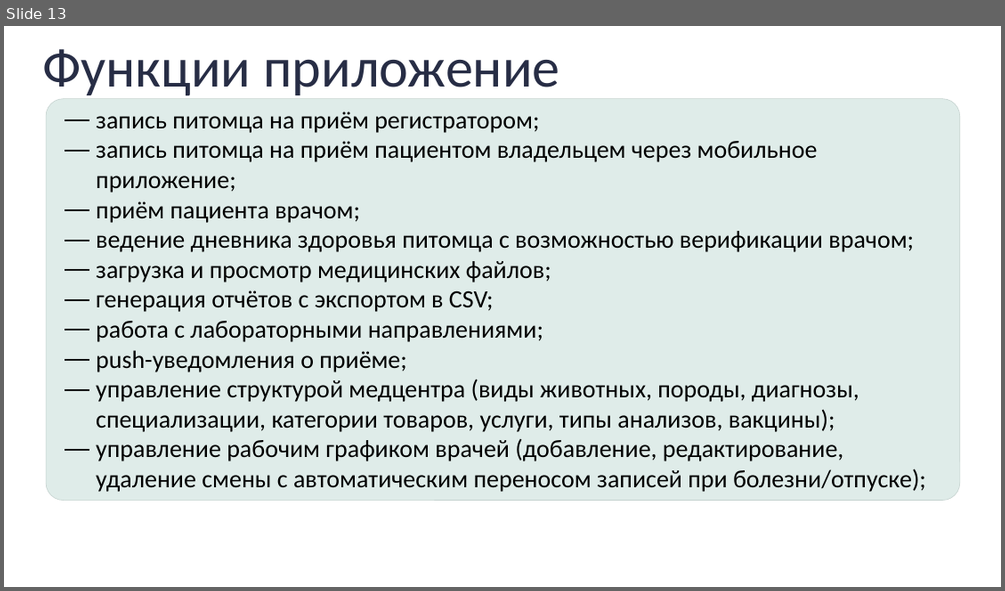
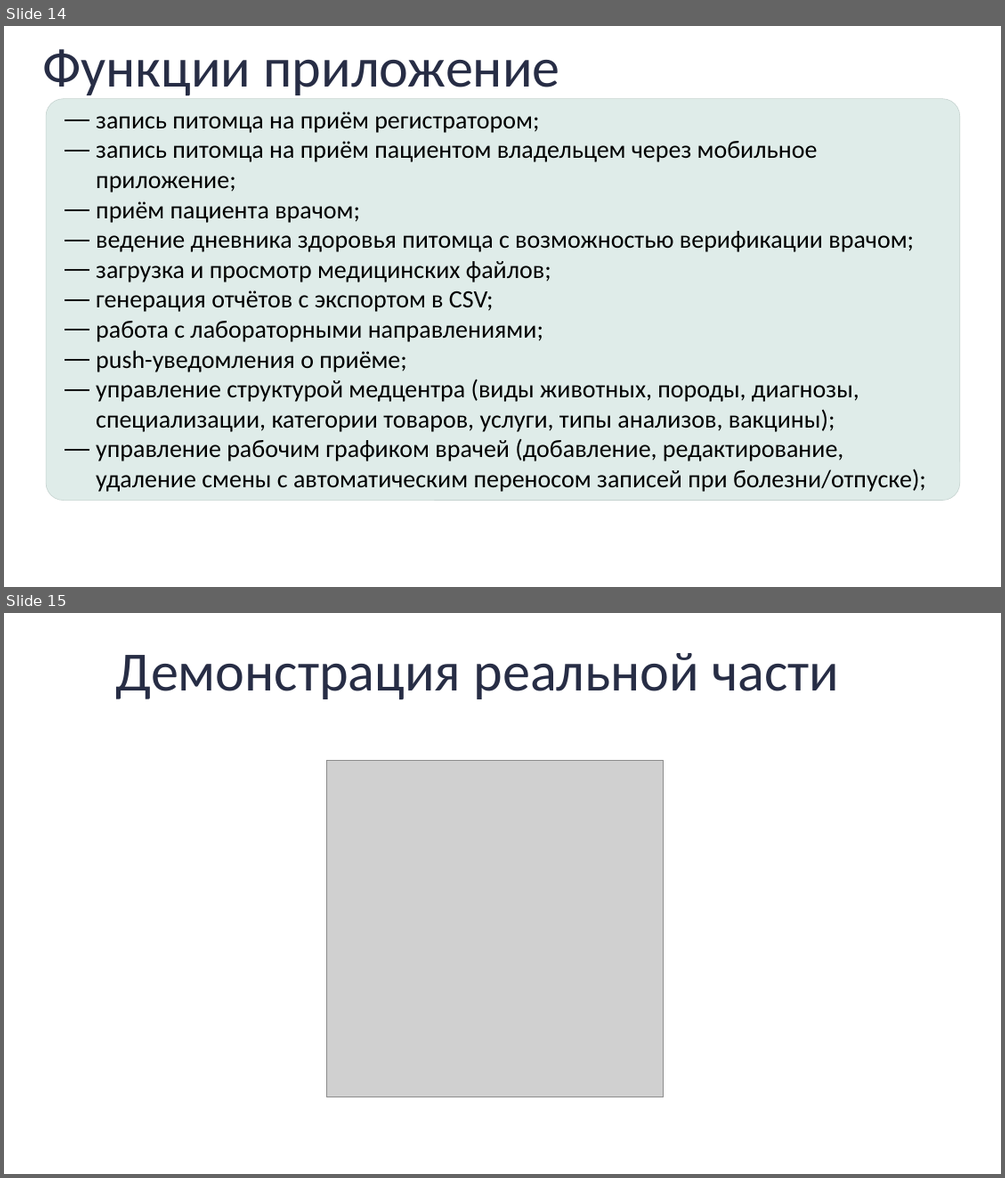
Before and after one commit to macroholms/MazurDiplome, a slide deck: Презентация.pptx. Shown one above the other, each under a label of ours: slide 13 before the commit, slides 14 and 15 after it. The pictures are 1005x591 and 1005x1178 pixels, drawn with LibreOffice and Linux fonts; fonts in the diff are those of the drawing; grey boxes stand for pictures. Boxes give left, top, right and bottom in pixels: in the first picture for what was removed or moved away, otherwise in the second. Text is boxed around its words. In the diff, an @@ line names an element or a change of style, - is before the commit and + after.

```diff
--- a/Презентация.pptx
+++ b/Презентация.pptx
@@ slide 15 added at bbox=[4, 613, 1001, 1174], background #FFFFFF @@
@@ text added at bbox=[116, 653, 839, 700], 40 pt, text #272D45 @@
+Демонстрация реальной части
@@ picture added at bbox=[327, 761, 663, 1097] @@
@@ what was slide 13 is now slide 14 @@
```
Also in this commit, not shown: 1 other slide added, 1 slide removed, 1 other file.
